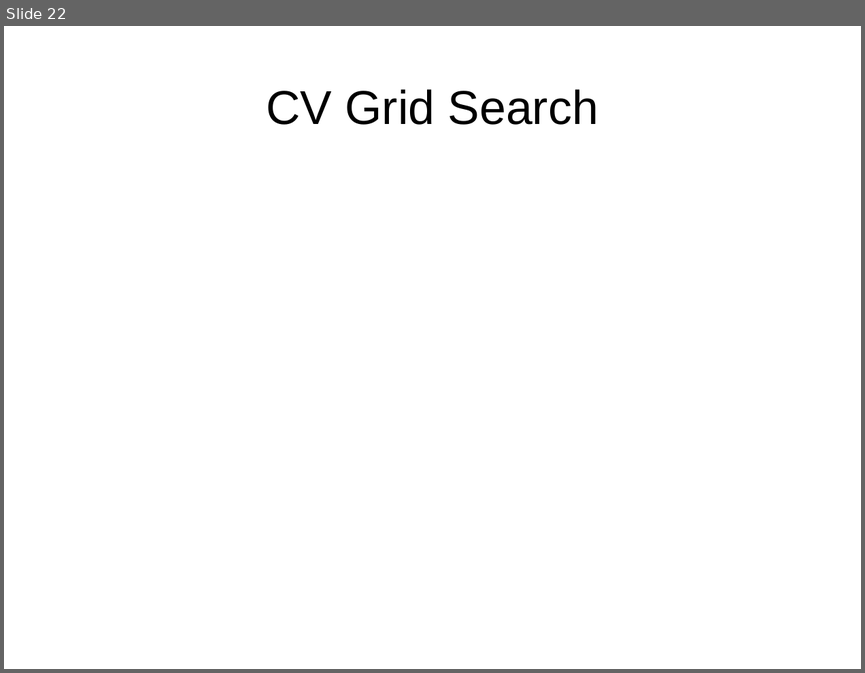
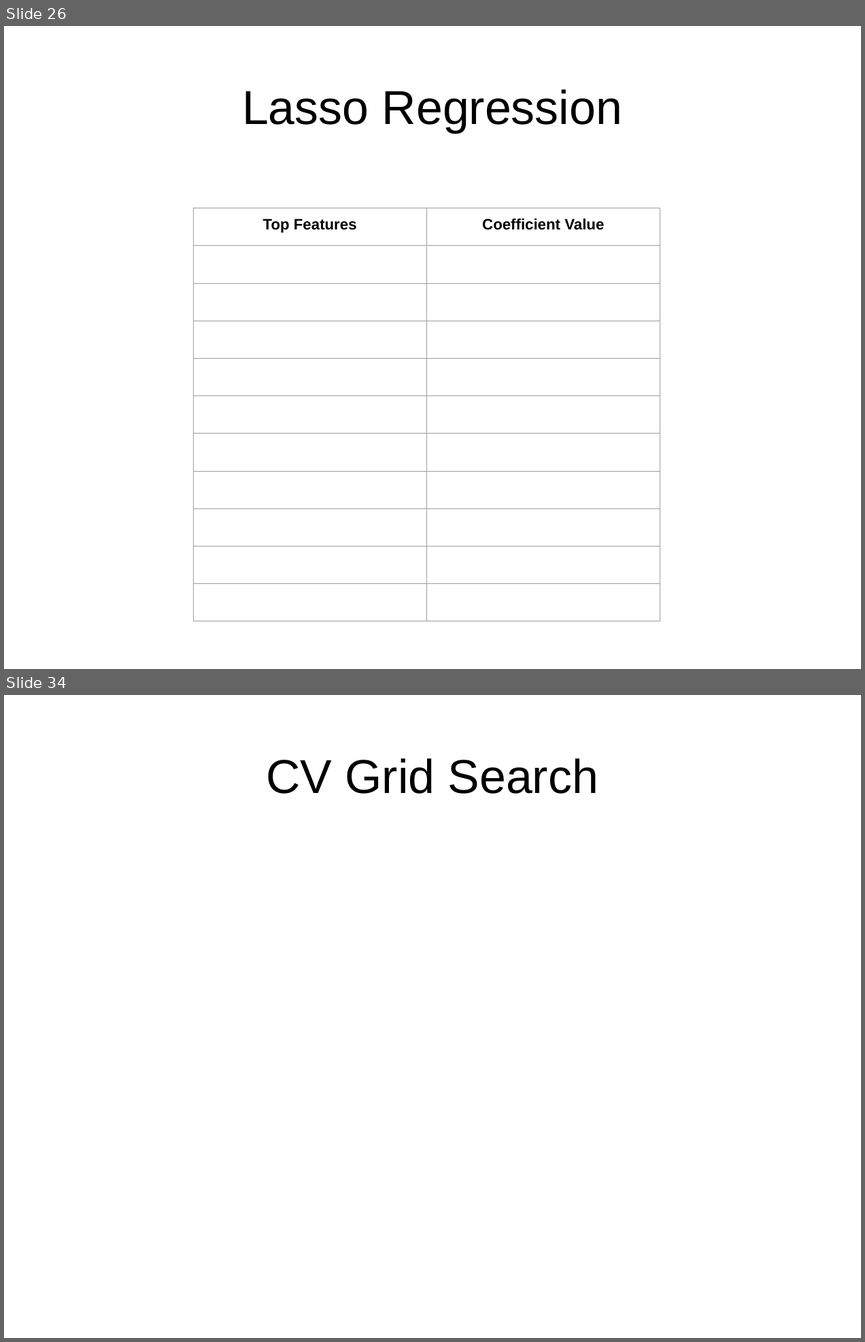
Before and after one commit to chun9men9/WIC_MLProject, a slide deck: Least Squares Presentation.pptx. Shown one above the other, each under a label of ours: slide 22 before the commit, slides 26 and 34 after it; the slides between them are not shown. The pictures are 865x673 and 865x1342 pixels, drawn with LibreOffice and Linux fonts; fonts in the diff are those of the drawing. Boxes give left, top, right and bottom in pixels: in the first picture for what was removed or moved away, otherwise in the second. Text is boxed around its words. In the diff, an @@ line names an element or a change of style, - is before the commit and + after.

```diff
--- a/Least Squares Presentation.pptx
+++ b/Least Squares Presentation.pptx
@@ slide 26 added at (4,26,861,669), background #FFFFFF @@
@@ text added at (242,89,622,133), 44 pt, text #000000 @@
+Lasso Regression
@@ table added at (193,208,660,463), 11 rows, 2 columns @@
+Top Features | Coefficient Value
+ | 
+ | 
+ | 
+ | 
+ | 
+ | 
+ | 
+ | 
+ | 
+ | 
@@ what was slide 22 is now slide 34 @@
```
Also in this commit, not shown: 11 slides changed, 14 other slides added, 3 slides removed.
